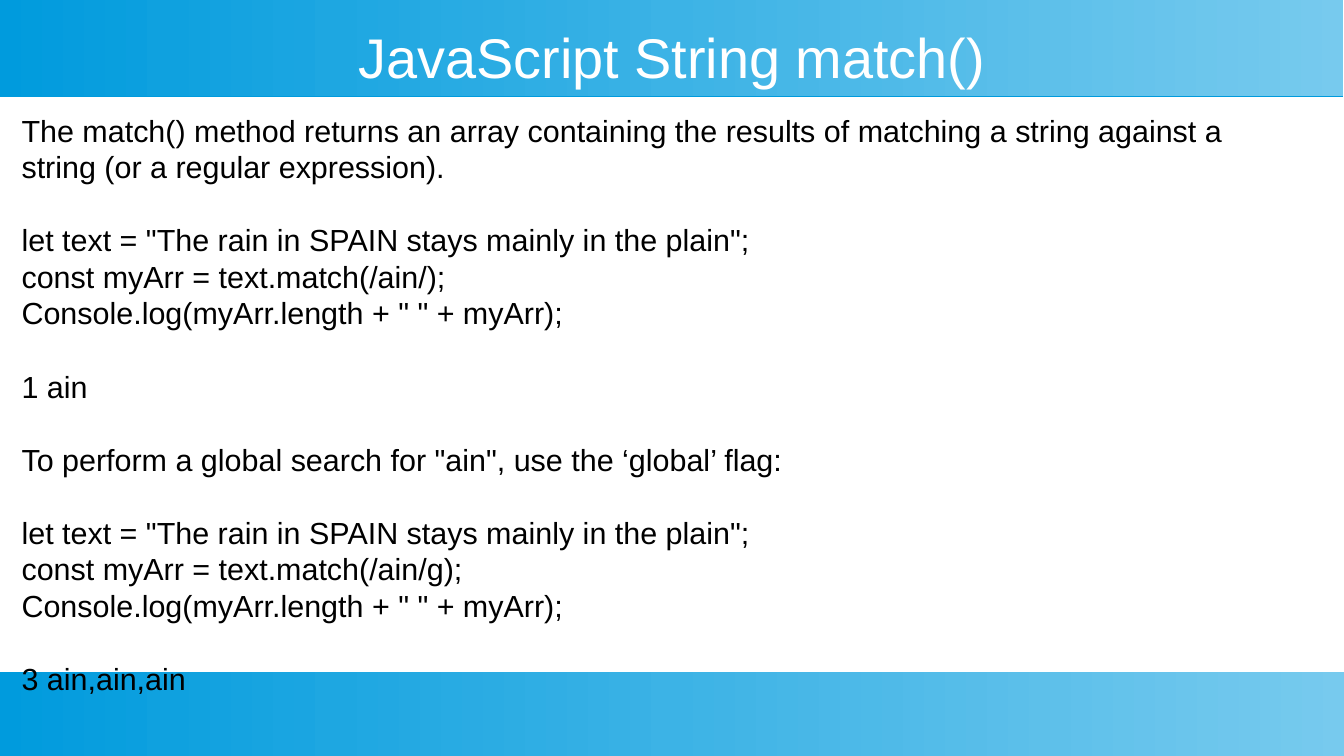
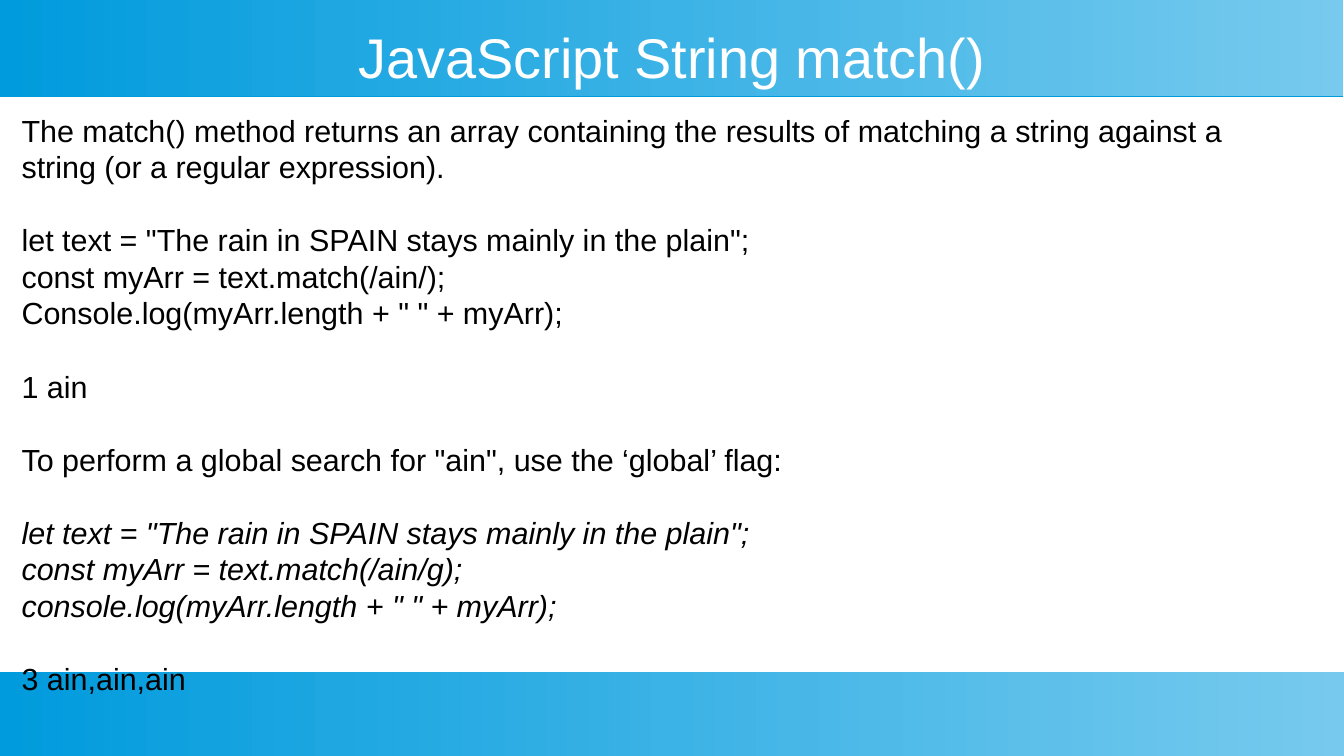
Before and after one commit to ashishjain1547/public_lessons_in_javascript, a slide deck: slide 10 of 5_Strings in Detail/3 - string search methods.odp. Drawn at 1344x756 pixels with LibreOffice and Linux fonts; fonts in the diff are those of the drawing. Boxes give left, top, right and bottom in pixels: in the first picture for what was removed or moved away, otherwise in the second. Text is boxed around its words. In the diff, an @@ line names an element or a change of style, - is before the commit and + after.

```diff
--- a/5_Strings in Detail/3 - string search methods.odp
+++ b/5_Strings in Detail/3 - string search methods.odp
@@ text at (22,522,750,586): italic on in "let text = "The rain in SPAIN ...", "const myArr = text.match(/ain/g);" @@
@@ text at (22,595,557,623): text changed; italic on @@
-Console.log(myArr.length + " " + myArr);
+console.log(myArr.length + " " + myArr);
```
Also in this commit, not shown: 2 other slides changed, 21 other files.
